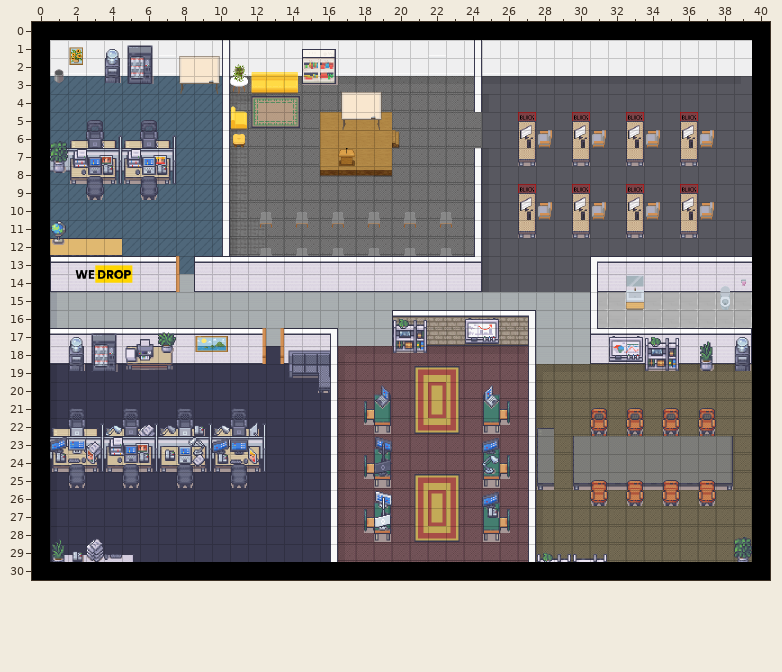
One commit to this Tiled map (JSON): office.tmj. Above: the version before the commit.
Cells are 32x32 px. Shown: x 0..40, y 0..30.
After the commit:
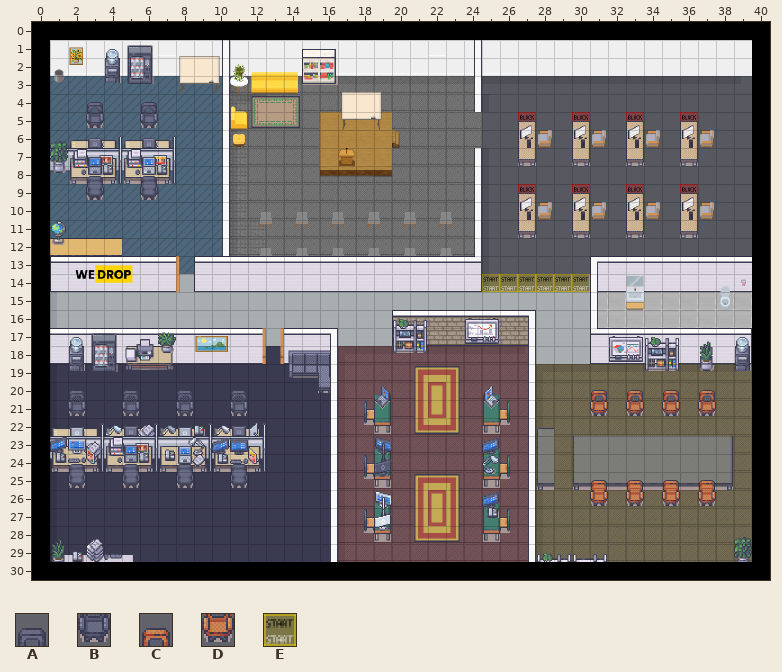
Key: from "Office": A 131, B 147, C 163, D 179; from "WA_Special_Zones": E 1.
_ is an empty cell.
See-through tiles are keyed as they look on the map.
Edits made:
Layer "start":
y 14: x 25..30 ______ -> EEEEEE
Layer "furniture/furniture1":
y 20: x 2 _ -> A; x 5 _ -> A; x 8 _ -> A; x 11 _ -> A
y 21: x 2 A -> B; x 5 A -> B; x 8 A -> B; x 11 A -> B
y 22: x 2 B -> _; x 5 B -> _; x 8 B -> _; x 11 B -> _; x 31 C -> _; x 33 C -> _; x 35 C -> _; x 37 C -> _
Layer "furniture/furniture2":
y 4: x 3 _ -> A; x 6 _ -> A
y 5: x 3 A -> B; x 6 A -> B
y 6: x 3 B -> _; x 6 B -> _
y 20: x 31 _ -> C; x 33 _ -> C; x 35 _ -> C; x 37 _ -> C
y 21: x 31 C -> D; x 33 C -> D; x 35 C -> D; x 37 C -> D
y 22: x 31 D -> _; x 33 D -> _; x 35 D -> _; x 37 D -> _
